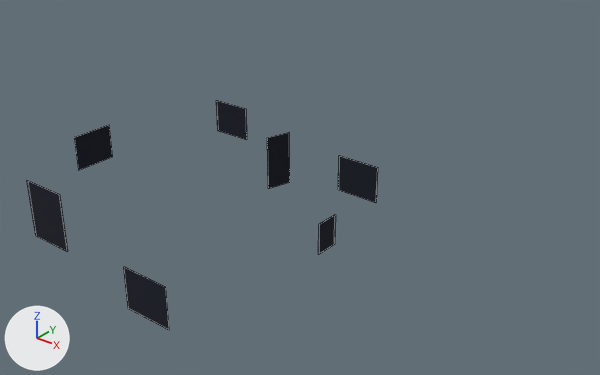
Two versions of the OBJ model Code/Project/Project/Models/Windows/windows_.obj, one commit apart.
One viewpoint serves both versions: a 50 mm lens placed at (133.0, -208.3, 86.9), pointed at (9.6, -54.0, -8.7). Lighting does not change. The marker at lower left points along +X, +Y and +Z. Mesh edges are drawn as thin lines. Where no turn or scale is listed for an object, it has been applied to the vertices.

Objects in the first picture: 'windows_'.
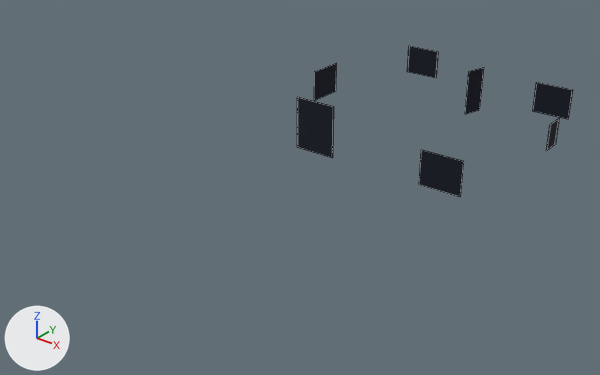
Boxes [x1, y1, x2, y2] around the edits, measured in the pictures (600 x 375 px; the box of a moved part takes in the faces that stretch with it):
'windows_', reshaped (21% narrower, 34% shorter): before [27, 100, 378, 330]; after [297, 46, 573, 197]
part 1 of me_windows, moved or reshaped: before [267, 132, 290, 188]; after [314, 63, 337, 101]
part 2 of me_windows, moved or reshaped: before [27, 180, 68, 251]; after [407, 46, 438, 78]
part 3 of me_windows, moved or reshaped: before [216, 100, 247, 140]; after [419, 150, 464, 197]
part 4 of me_windows, moved or reshaped: before [124, 267, 169, 330]; after [465, 67, 484, 114]
part 5 of me_windows, moved or reshaped: before [318, 215, 336, 254]; after [533, 82, 573, 119]
part 6 of me_windows, moved or reshaped: before [338, 155, 378, 203]; after [546, 118, 559, 151]
part 7 of me_windows, moved or reshaped: before [74, 125, 113, 170]; after [297, 97, 334, 158]

The change, as a diff of the scene's bpy script:
```diff
--- a/Code/Project/Project/Models/Windows/windows_.obj.py
+++ b/Code/Project/Project/Models/Windows/windows_.obj.py
@@ me_windows @@
-me_windows.from_pydata(...)  # 56 vertices, 42 faces; spans x -33.1..43.3, y -125.6..-49.5, z -8.7..6.7
-me_windows.vertices[16].co = (36.3, -125.4, -2.4)  # pixel (169, 329)
-me_windows.vertices[17].co = (25.1, -125.4, -2.4)  # pixel (128, 308)
-me_windows.vertices[18].co = (36.3, -125.4, 6.7)  # pixel (165, 287)
-me_windows.vertices[19].co = (25.1, -125.4, 6.7)  # pixel (124, 266)
-me_windows.vertices[20].co = (36.3, -125.6, 6.7)  # pixel (165, 287)
-me_windows.vertices[21].co = (25.1, -125.6, 6.7)  # pixel (123, 267)
-me_windows.vertices[22].co = (36.3, -125.6, -2.4)  # pixel (168, 330)
-me_windows.vertices[23].co = (25.1, -125.6, -2.4)  # pixel (127, 308)
-me_windows.vertices[24].co = (43.2, -84.4, -0.3)  # pixel (334, 244)
-me_windows.vertices[25].co = (43.1, -89.8, -0.3)  # pixel (318, 254)
-me_windows.vertices[26].co = (43.2, -84.4, 6.7)  # pixel (334, 214)
-me_windows.vertices[27].co = (43.1, -89.8, 6.7)  # pixel (318, 224)
-me_windows.vertices[28].co = (43.3, -84.4, 6.7)  # pixel (335, 214)
-me_windows.vertices[29].co = (43.3, -89.8, 6.7)  # pixel (319, 224)
-me_windows.vertices[30].co = (43.3, -84.4, -0.3)  # pixel (334, 244)
-me_windows.vertices[31].co = (43.3, -89.8, -0.3)  # pixel (319, 254)
-me_windows.vertices[32].co = (25.9, -59.4, -2.4)  # pixel (338, 189)
-me_windows.vertices[33].co = (37.0, -59.5, -2.4)  # pixel (375, 202)
-me_windows.vertices[34].co = (25.9, -59.4, 6.7)  # pixel (338, 155)
-me_windows.vertices[35].co = (37.0, -59.5, 6.7)  # pixel (377, 167)
-me_windows.vertices[36].co = (25.9, -59.3, 6.7)  # pixel (339, 155)
-me_windows.vertices[37].co = (37.0, -59.3, 6.7)  # pixel (377, 167)
-me_windows.vertices[38].co = (25.9, -59.3, -2.4)  # pixel (338, 189)
-me_windows.vertices[39].co = (37.0, -59.3, -2.4)  # pixel (376, 202)
+me_windows.from_pydata(...)  # 56 vertices, 42 faces; spans x -18.4..57.2, y -44.2..30.9, z -8.9..6.8
+# me_windows part 1: the loose piece of 8 vertices spanning x 3.4..5.5, y -59.7..-53.3, z -8.7..5.7 is scaled about its middle by (0.00556, 1.78, 0.654), then moved by (-22.8, 50.2, 3.5)
+# me_windows part 2: the loose piece of 8 vertices spanning x -22.1..-10.3, y -113.6..-113.3, z -8.4..6.0 is scaled about its middle by (0.946, 1.28, 0.637), then moved by (11.2, 144.2, 3.3)
+# me_windows part 3: the loose piece of 8 vertices spanning x -24.1..-13.0, y -49.7..-49.5, z -2.4..6.7 is turned -178.4 degrees about the z axis through its middle and scaled by 1.02, then moved by (63.8, 5.6, -0.1)
+# me_windows part 4
+me_windows.vertices[16].co = (17.3, 21.3, -8.7)  # pixel (465, 114)
+me_windows.vertices[17].co = (19.1, 27.8, -8.7)  # pixel (479, 109)
+me_windows.vertices[18].co = (17.3, 21.3, 5.7)  # pixel (468, 71)
+me_windows.vertices[19].co = (19.1, 27.8, 5.7)  # pixel (483, 67)
+me_windows.vertices[20].co = (17.2, 21.4, 5.7)  # pixel (468, 71)
+me_windows.vertices[21].co = (19.0, 27.8, 5.7)  # pixel (483, 67)
+me_windows.vertices[22].co = (17.2, 21.4, -8.7)  # pixel (464, 114)
+me_windows.vertices[23].co = (19.0, 27.8, -8.7)  # pixel (479, 109)
+# me_windows part 5
+me_windows.vertices[24].co = (39.5, 21.6, -2.4)  # pixel (532, 111)
+me_windows.vertices[25].co = (50.7, 21.8, -2.4)  # pixel (568, 119)
+me_windows.vertices[26].co = (39.5, 21.6, 6.7)  # pixel (536, 82)
+me_windows.vertices[27].co = (50.7, 21.8, 6.7)  # pixel (572, 89)
+me_windows.vertices[28].co = (39.5, 21.8, 6.7)  # pixel (536, 82)
+me_windows.vertices[29].co = (50.7, 22.0, 6.7)  # pixel (572, 89)
+me_windows.vertices[30].co = (39.5, 21.7, -2.4)  # pixel (532, 110)
+me_windows.vertices[31].co = (50.7, 21.9, -2.4)  # pixel (568, 118)
+# me_windows part 6
+me_windows.vertices[32].co = (56.9, -2.8, -0.7)  # pixel (554, 144)
+me_windows.vertices[33].co = (57.0, -8.6, -0.7)  # pixel (546, 150)
+me_windows.vertices[34].co = (56.9, -2.8, 6.7)  # pixel (558, 118)
+me_windows.vertices[35].co = (57.0, -8.6, 6.7)  # pixel (549, 124)
+me_windows.vertices[36].co = (57.1, -2.8, 6.7)  # pixel (559, 118)
+me_windows.vertices[37].co = (57.2, -8.6, 6.7)  # pixel (550, 124)
+me_windows.vertices[38].co = (57.1, -2.8, -0.7)  # pixel (555, 144)
+me_windows.vertices[39].co = (57.2, -8.6, -0.7)  # pixel (546, 150)
+# me_windows part 7: 8 of 56 vertices moved; they spanned x -33.1..-32.9, y -91.8..-80.7, z -2.4..6.7 and now span x -8.3..4.4, y -32.9..-32.6, z -8.9..6.6; mean shift (31.0, 53.5, -3.3); largest move (-33.1, -91.8, -2.4) -> (-8.3, -32.8, -8.9)
 me_windows.materials.append(mat_lambert3sg)
```
